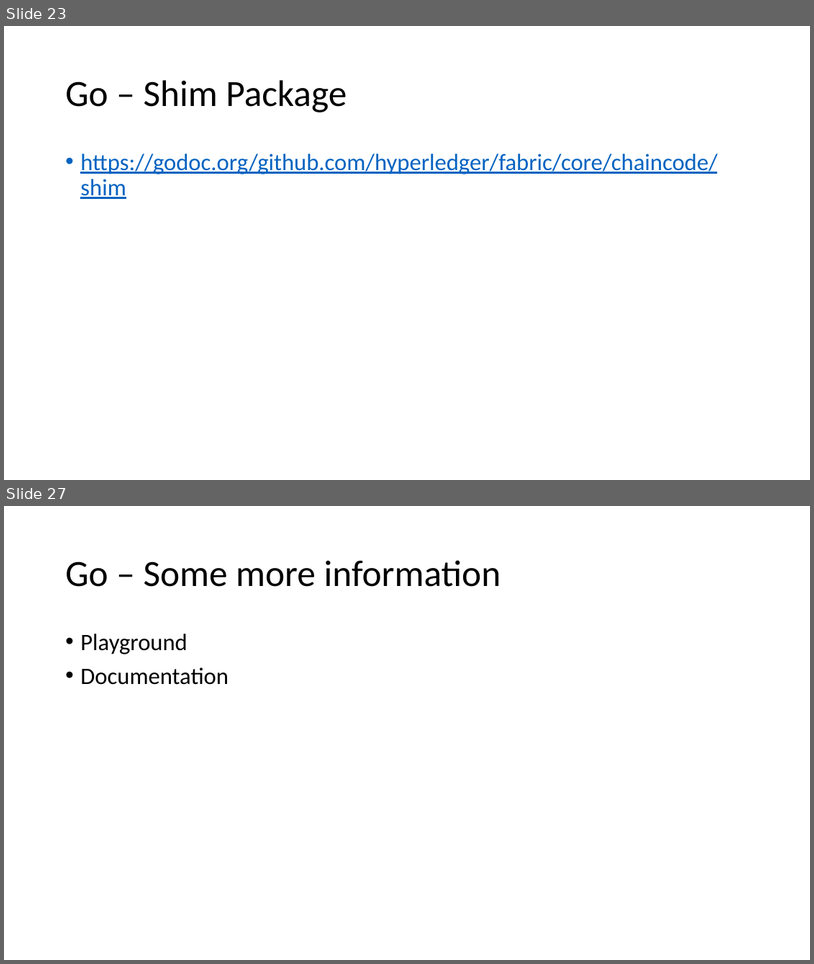
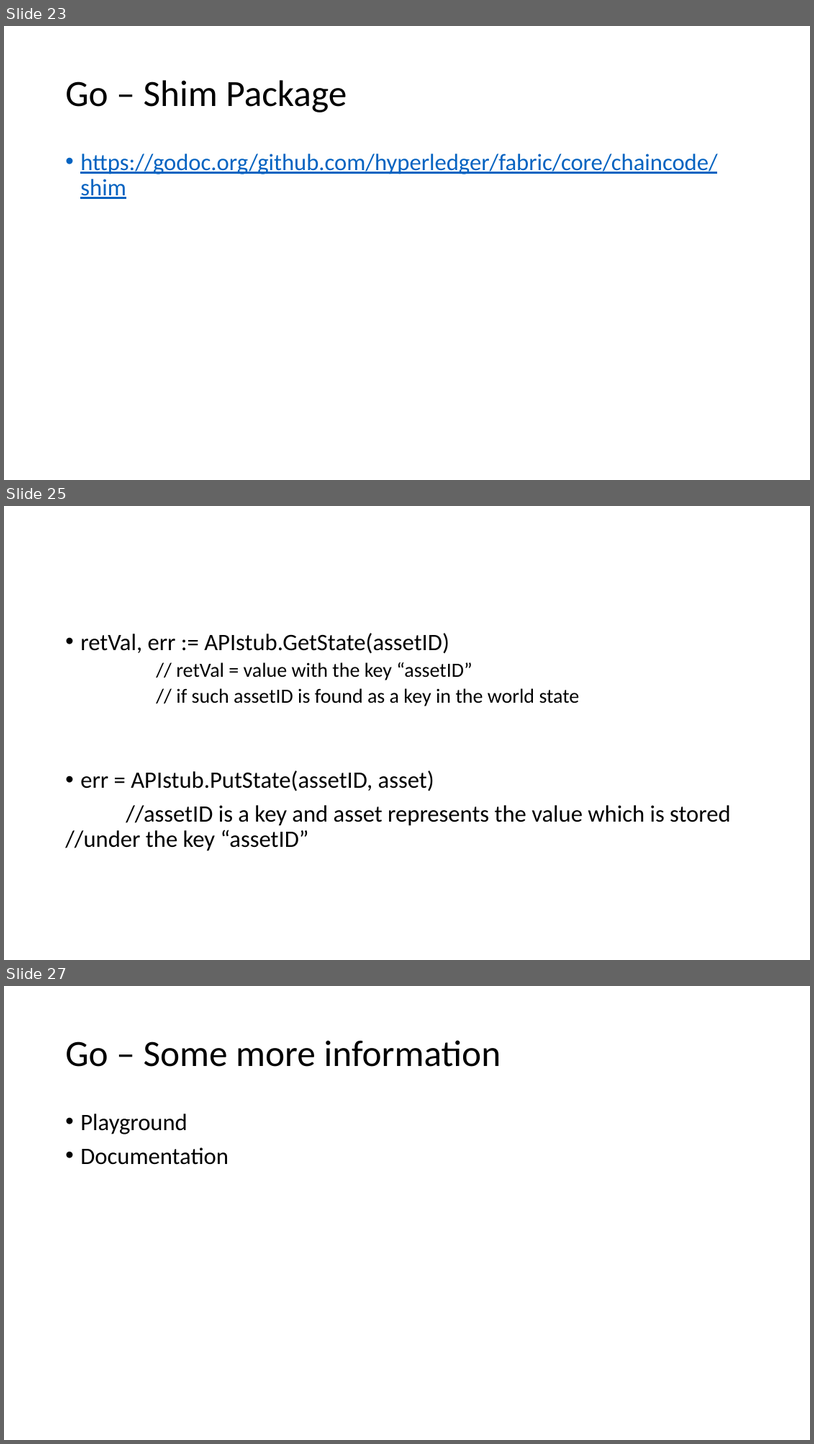
Before and after one commit to aleksamirkovic/blockchainExamples, a slide deck: HyperLedgerFabric.pptx. Shown one above the other, each under a label of ours: slides 23 and 27 before the commit, slides 23, 25 and 27 after it; the slides between them are not shown. The pictures are 814x964 and 814x1444 pixels, drawn with LibreOffice and Linux fonts; fonts in the diff are those of the drawing. Boxes give left, top, right and bottom in pixels: in the first picture for what was removed or moved away, otherwise in the second. Text is boxed around its words. In the diff, an @@ line names an element or a change of style, - is before the commit and + after.

```diff
--- a/HyperLedgerFabric.pptx
+++ b/HyperLedgerFabric.pptx
@@ slide 25 added at (4,506,810,960), background #FFFFFF @@
@@ text added at (65,633,731,851), 28 pt, text #000000 @@
+• retVal, err := APIstub.GetState(assetID)
+  // retVal = value with the key “assetID”
+  // if such assetID is found as a key in the world state
+• err = APIstub.PutState(assetID, asset)
+//assetID is a key and asset represents the value which is stored //under the key “assetID”
```
Also in this commit, not shown: 2 slides changed, 2 other slides added, 2 slides removed.
